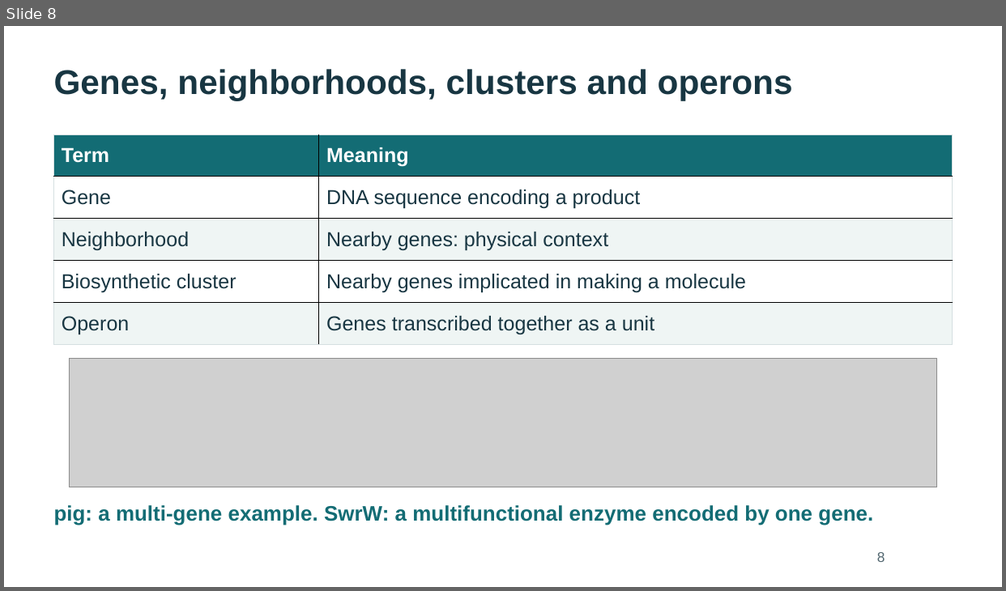
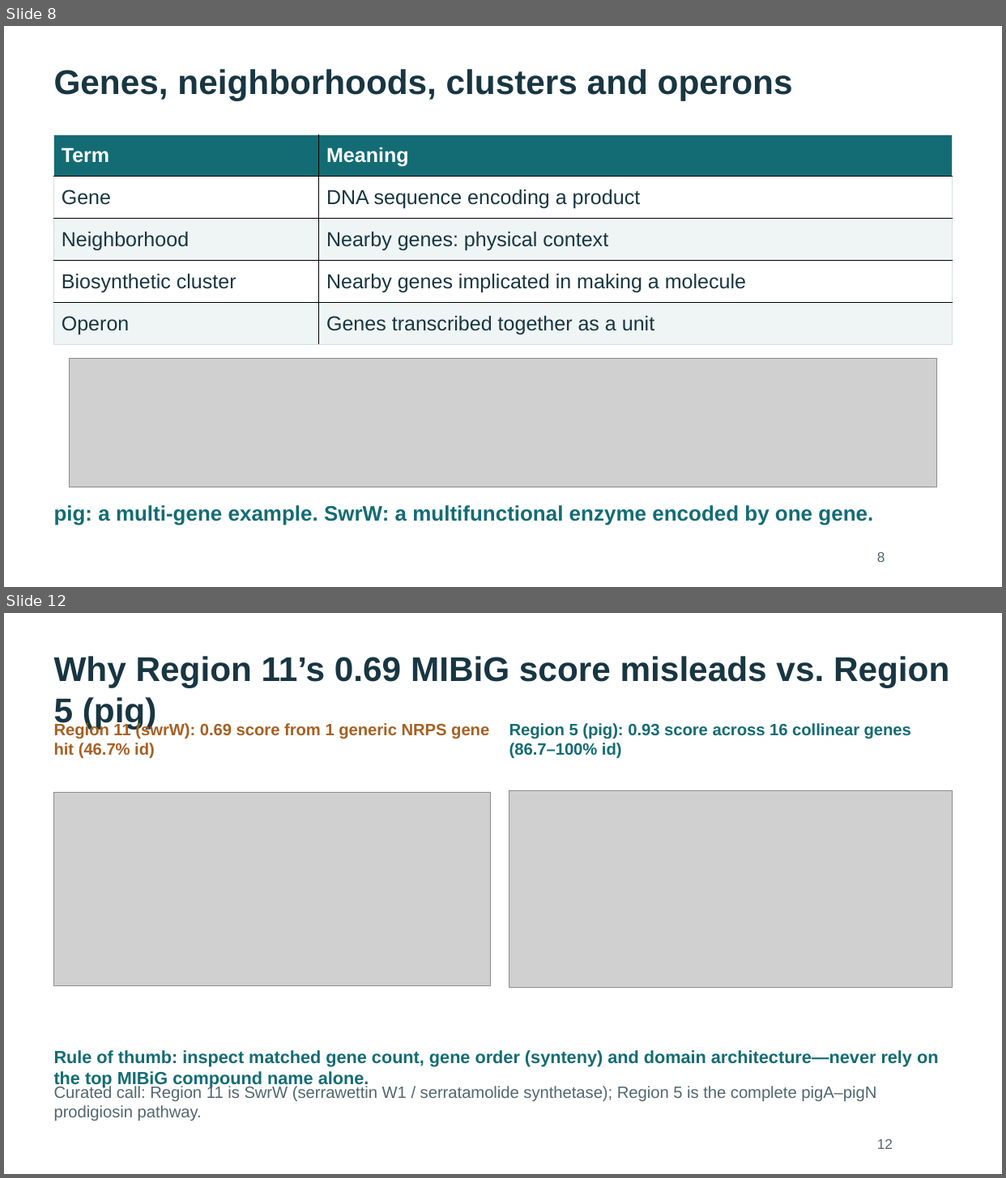
Before and after one commit to WhyAdr/sm-manu, a slide deck: explainer/NMZ-Serratia-genomics-explainer-2026-10-20.pptx. Shown one above the other, each under a label of ours: slide 8 before the commit, slides 8 and 12 after it; the slides between them are not shown. The pictures are 1006x591 and 1006x1178 pixels, drawn with LibreOffice and Linux fonts; fonts in the diff are those of the drawing; grey boxes stand for pictures. Boxes give left, top, right and bottom in pixels: in the first picture for what was removed or moved away, otherwise in the second. Text is boxed around its words. In the diff, an @@ line names an element or a change of style, - is before the commit and + after.

```diff
--- a/explainer/NMZ-Serratia-genomics-explainer-2026-10-20.pptx
+++ b/explainer/NMZ-Serratia-genomics-explainer-2026-10-20.pptx
@@ slide 12 added at [4, 613, 1002, 1174], background #FFFFFF @@
@@ text added at [54, 656, 949, 729], 33 pt, text #183642, bold @@
+Why Region 11’s 0.69 MIBiG score misleads vs. Region 5 (pig)
@@ text added at [54, 722, 489, 759], 15.8 pt, text #A76022, bold @@
+Region 11 (swrW): 0.69 score from 1 generic NRPS gene hit (46.7% id)
@@ text added at [509, 723, 911, 759], 15.8 pt, text #136C74, bold @@
+Region 5 (pig): 0.93 score across 16 collinear genes (86.7–100% id)
@@ picture added at [54, 793, 491, 986] @@
@@ picture added at [509, 791, 953, 988] @@
@@ text added at [54, 1050, 938, 1088], 16.9 pt, text #136C74, bold @@
+Rule of thumb: inspect matched gene count, gene order (synteny) and domain architecture—never rely on the top MIBiG compound name alone.
@@ text added at [54, 1085, 876, 1121], 15.8 pt, text #526770 @@
+Curated call: Region 11 is SwrW (serrawettin W1 / serratamolide synthetase); Region 5 is the complete pigA–pigN prodigiosin pathway.
@@ text added at [877, 1139, 893, 1149], 13.5 pt, text #526770 @@
+12
```
Also in this commit, not shown: 16 slides changed, 8 other slides added, 3 slides removed, 9 other files.
